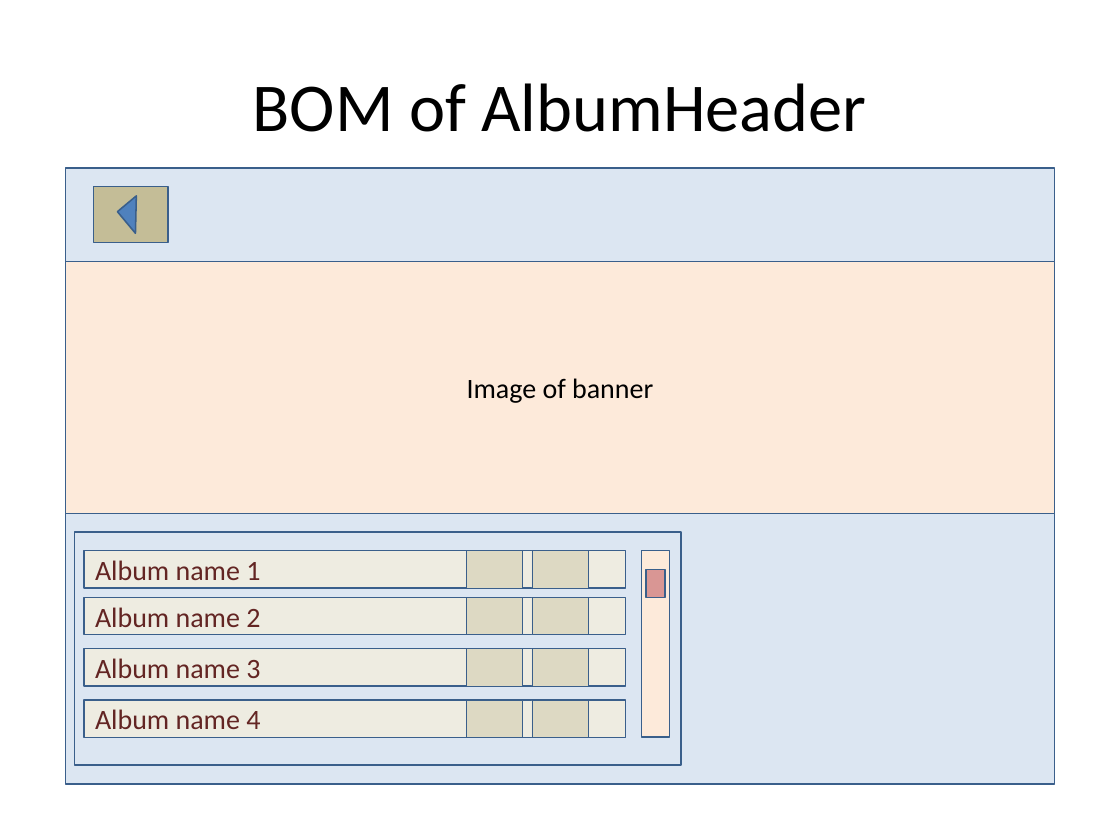
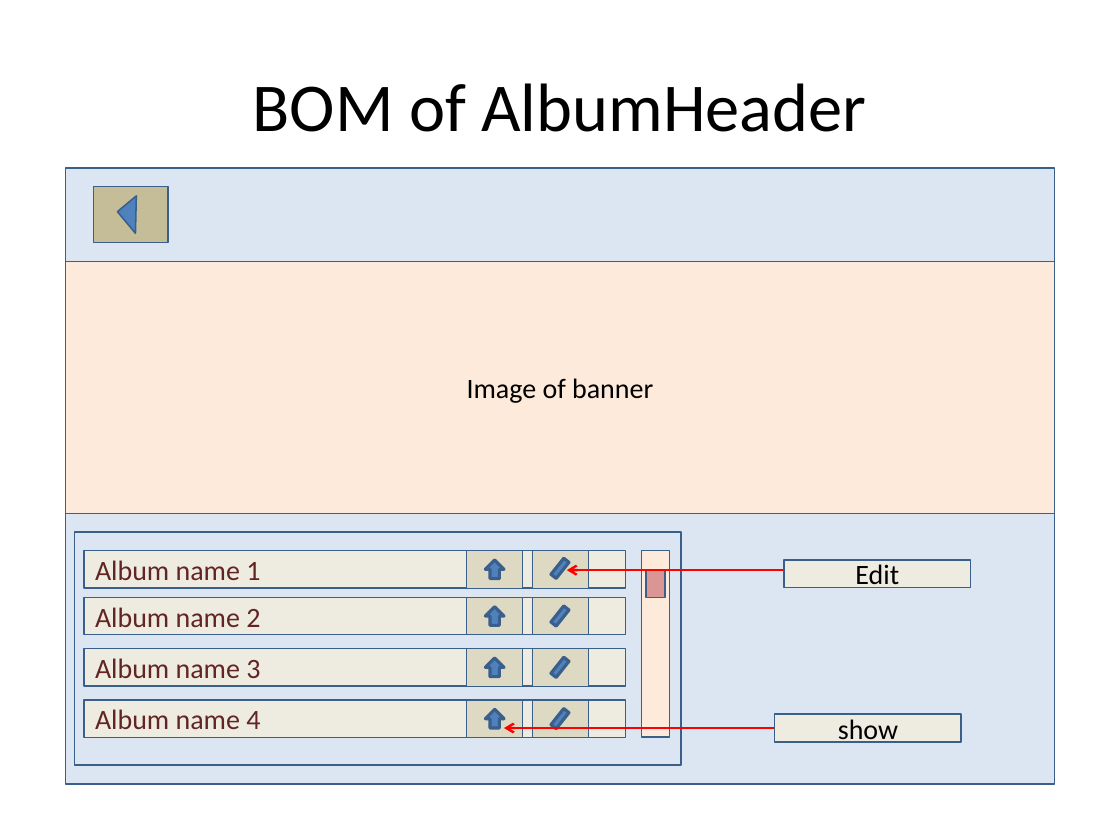
Before and after one commit to google-code-export/dau-gia-truc-tuyen-dhnl2, a slide deck: slide 8 of source/musicpage/Documents/Music page.pptx. Drawn at 1120x840 pixels with LibreOffice and Linux fonts; fonts in the diff are those of the drawing. Boxes give left, top, right and bottom in pixels: in the first picture for what was removed or moved away, otherwise in the second. Text is boxed around its words. In the diff, an @@ line names an element or a change of style, - is before the commit and + after.

```diff
--- a/source/musicpage/Documents/Music page.pptx
+++ b/source/musicpage/Documents/Music page.pptx
@@ right arrow added at box(485, 560, 504, 579), fill #4F81BD, outline #3A5F8C 2 pt @@
@@ math minus added at box(540, 549, 579, 588), fill #4F81BD, outline #3A5F8C 2 pt @@
@@ rectangle added at box(784, 560, 971, 588), fill #EEECE1, outline #3A5F8C 1 pt, 18 pt, text #000000 @@
+Edit
@@ math minus added at box(541, 596, 580, 635), fill #4F81BD, outline #3A5F8C 2 pt @@
@@ arrow added from (784, 570) to (567, 570), #FF0000 1.5 pt @@
@@ right arrow added at box(485, 607, 504, 626), fill #4F81BD, outline #3A5F8C 2 pt @@
@@ right arrow added at box(485, 657, 504, 676), fill #4F81BD, outline #3A5F8C 2 pt @@
@@ math minus added at box(540, 647, 579, 687), fill #4F81BD, outline #3A5F8C 2 pt @@
@@ right arrow added at box(485, 709, 504, 728), fill #4F81BD, outline #3A5F8C 2 pt @@
@@ math minus added at box(541, 699, 580, 738), fill #4F81BD, outline #3A5F8C 2 pt @@
@@ rectangle added at box(775, 713, 962, 741), fill #EEECE1, outline #3A5F8C 1 pt, 18 pt, text #000000 @@
+show
@@ arrow added from (775, 728) to (504, 728), #FF0000 1.5 pt @@
```
